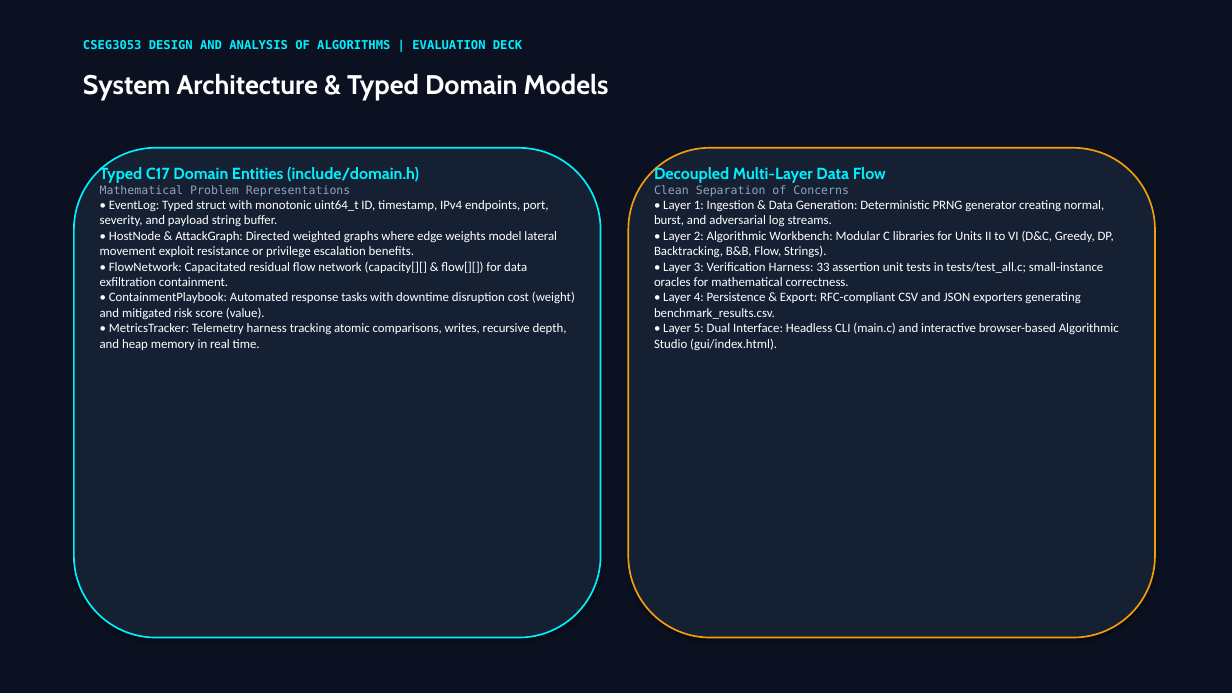
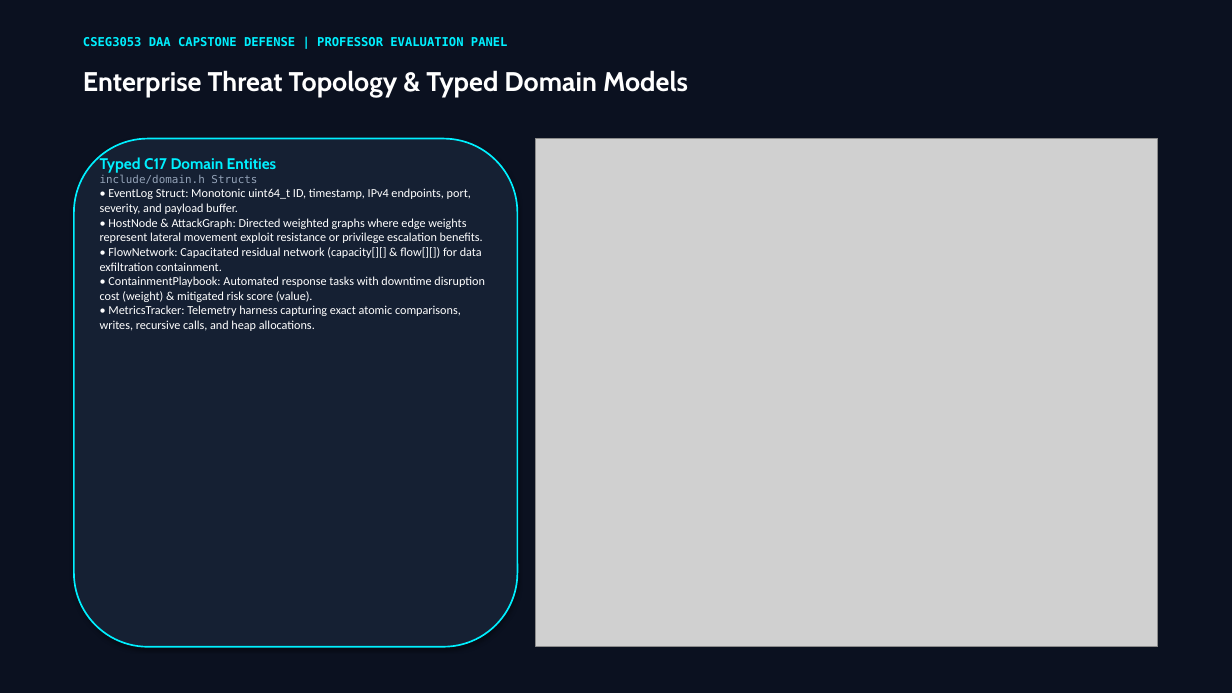
Before and after one commit to SPARSHsrihero1/cseg3053-cyber-threat-engine, a slide deck: slide 2 of presentation/CSEG3053_8Min_Evaluation_Deck.pptx. Drawn at 1232x693 pixels with LibreOffice and Linux fonts; fonts in the diff are those of the drawing; grey boxes stand for pictures. Boxes give left, top, right and bottom in pixels: in the first picture for what was removed or moved away, otherwise in the second. Text is boxed around its words. In the diff, an @@ line names an element or a change of style, - is before the commit and + after.

Commit message:
feat(presentation): compile master professor defense presentation deck with embedded high-res diagrams

```diff
--- a/presentation/CSEG3053_8Min_Evaluation_Deck.pptx
+++ b/presentation/CSEG3053_8Min_Evaluation_Deck.pptx
@@ text at bbox=[83, 37, 508, 46]: text changed @@
-CSEG3053 DESIGN AND ANALYSIS OF ALGORITHMS | EVALUATION DECK
+CSEG3053 DAA CAPSTONE DEFENSE | PROFESSOR EVALUATION PANEL
@@ text at bbox=[83, 70, 688, 98]: text changed @@
-System Architecture & Typed Domain Models
+Enterprise Threat Topology & Typed Domain Models
@@ rounded rectangle: place and size @@
-rounded rectangle at bbox=[74, 148, 601, 638]
+rounded rectangle at bbox=[74, 139, 518, 647]
@@ picture added at bbox=[536, 139, 1158, 647] @@
@@ rounded rectangle removed at bbox=[628, 148, 1155, 638] @@
@@ text at bbox=[100, 156, 484, 331]: text changed; size 10 to 9.5 pt @@
-Typed C17 Domain Entities (include/domain.h)
-Mathematical Problem Representations
-• EventLog: Typed struct with monotonic uint64_t ID, timestamp, IPv4 endpoints, port, severity, and payload string buffer.
-• HostNode & AttackGraph: Directed weighted graphs where edge weights model lateral movement exploit resistance or privilege escalation benefits.
-• FlowNetwork: Capacitated residual flow network (capacity[][] & flow[][]) for data exfiltration containment.
-• ContainmentPlaybook: Automated response tasks with downtime disruption cost (weight) and mitigated risk score (value).
-• MetricsTracker: Telemetry harness tracking atomic comparisons, writes, recursive depth, and heap memory in real time.
+Typed C17 Domain Entities
+include/domain.h Structs
+• EventLog Struct: Monotonic uint64_t ID, timestamp, IPv4 endpoints, port, severity, and payload buffer.
+• HostNode & AttackGraph: Directed weighted graphs where edge weights represent lateral movement exploit resistance or privilege escalation benefits.
+• FlowNetwork: Capacitated residual network (capacity[][] & flow[][]) for data exfiltration containment.
+• ContainmentPlaybook: Automated response tasks with downtime disruption cost (weight) & mitigated risk score (value).
+• MetricsTracker: Telemetry harness capturing exact atomic comparisons, writes, recursive calls, and heap allocations.
@@ text removed at bbox=[654, 165, 1119, 350] @@
-Decoupled Multi-Layer Data Flow
-Clean Separation of Concerns
-• Layer 1: Ingestion & Data Generation: Deterministic PRNG generator creating normal, burst, and adversarial log streams.
-• Layer 2: Algorithmic Workbench: Modular C libraries for Units II to VI (D&C, Greedy, DP, Backtracking, B&B, Flow, Strings).
-• Layer 3: Verification Harness: 33 assertion unit tests in tests/test_all.c; small-instance oracles for mathematical correctness.
-• Layer 4: Persistence & Export: RFC-compliant CSV and JSON exporters generating benchmark_results.csv.
-• Layer 5: Dual Interface: Headless CLI (main.c) and interactive browser-based Algorithmic Studio (gui/index.html).
```
Also in this commit, not shown: 3 other slides changed, 4 slides added, 3 slides removed, 8 other files.
